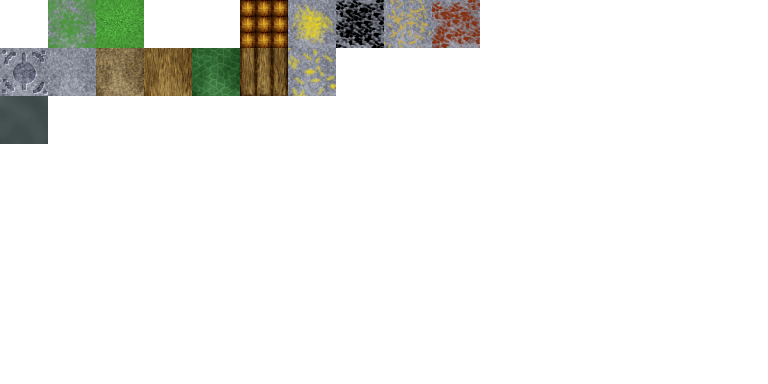
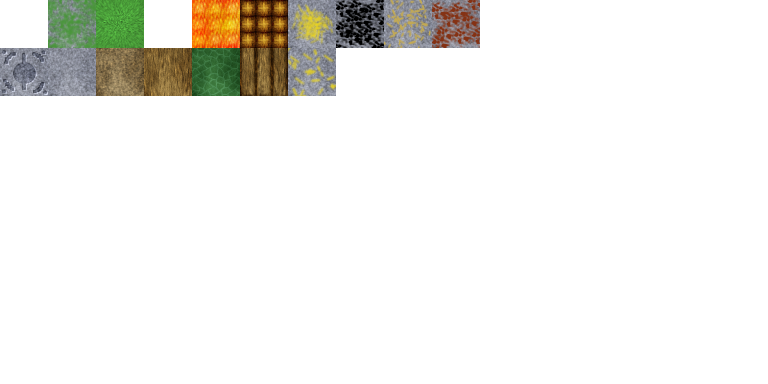
Two versions of the same layered image (w=768, h=384). Layer-by-layer changes:
added layer "4 - fire" above "5 - log wall top" over [192,0,240,48]
removed layer "33 - suit (tmp)" over [0,96,48,144]
